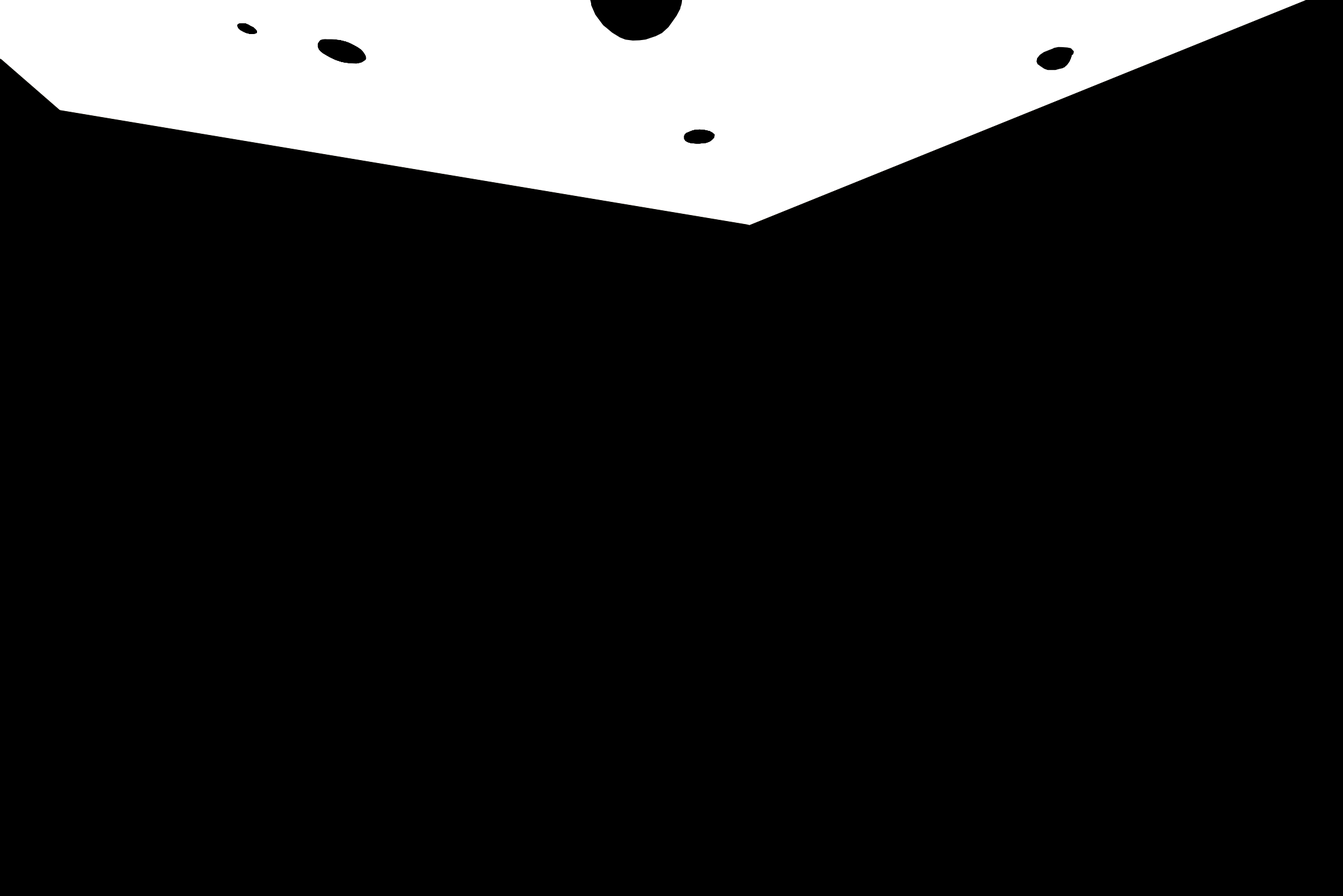
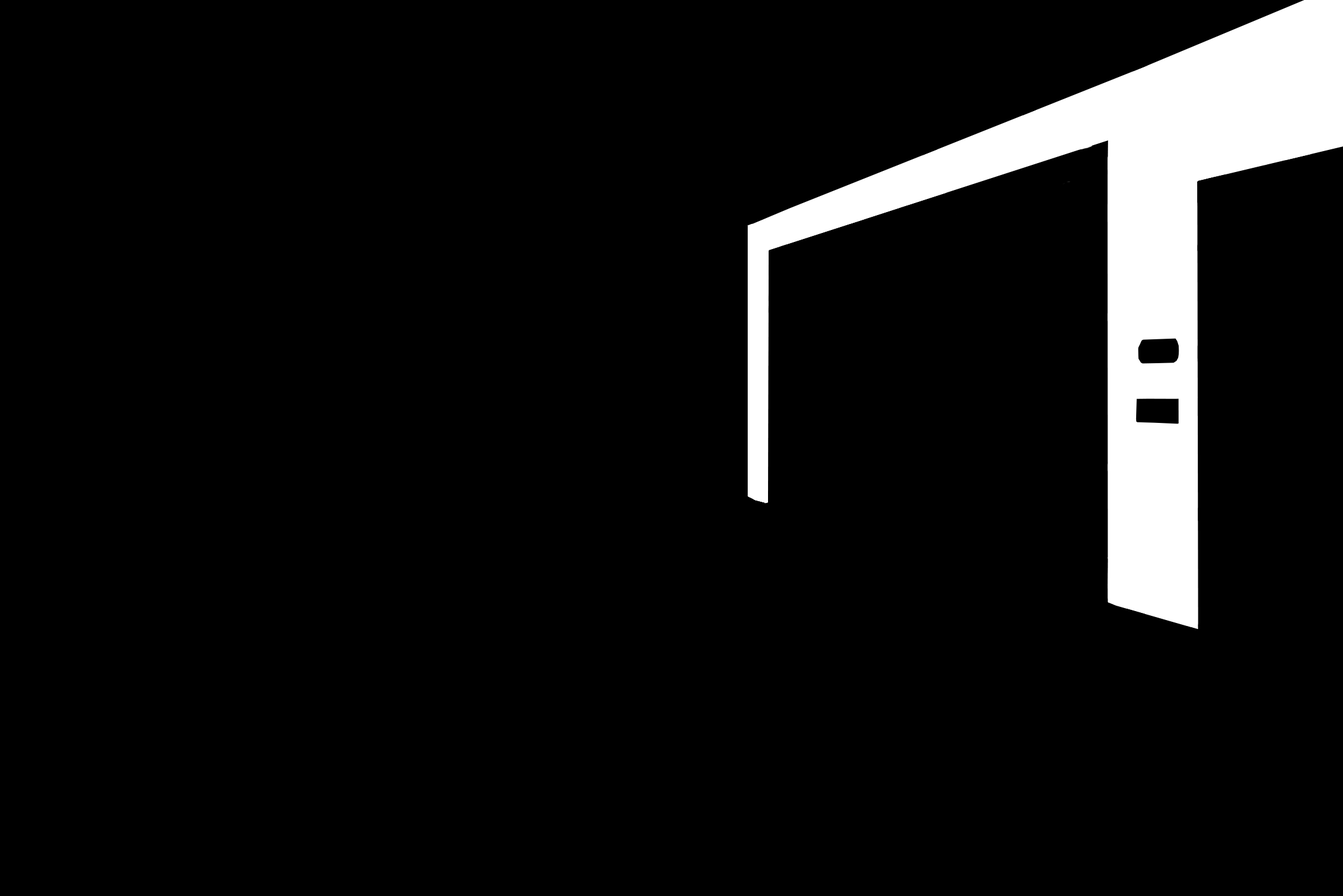
The second (1343, 896) image is a revision of the first. Changes to its layers:
renamed "Layer 1" to "mask_7", hid it over [0, 0, 1343, 630]
showed "mask_0", painted on it over [0, 0, 1343, 630]
